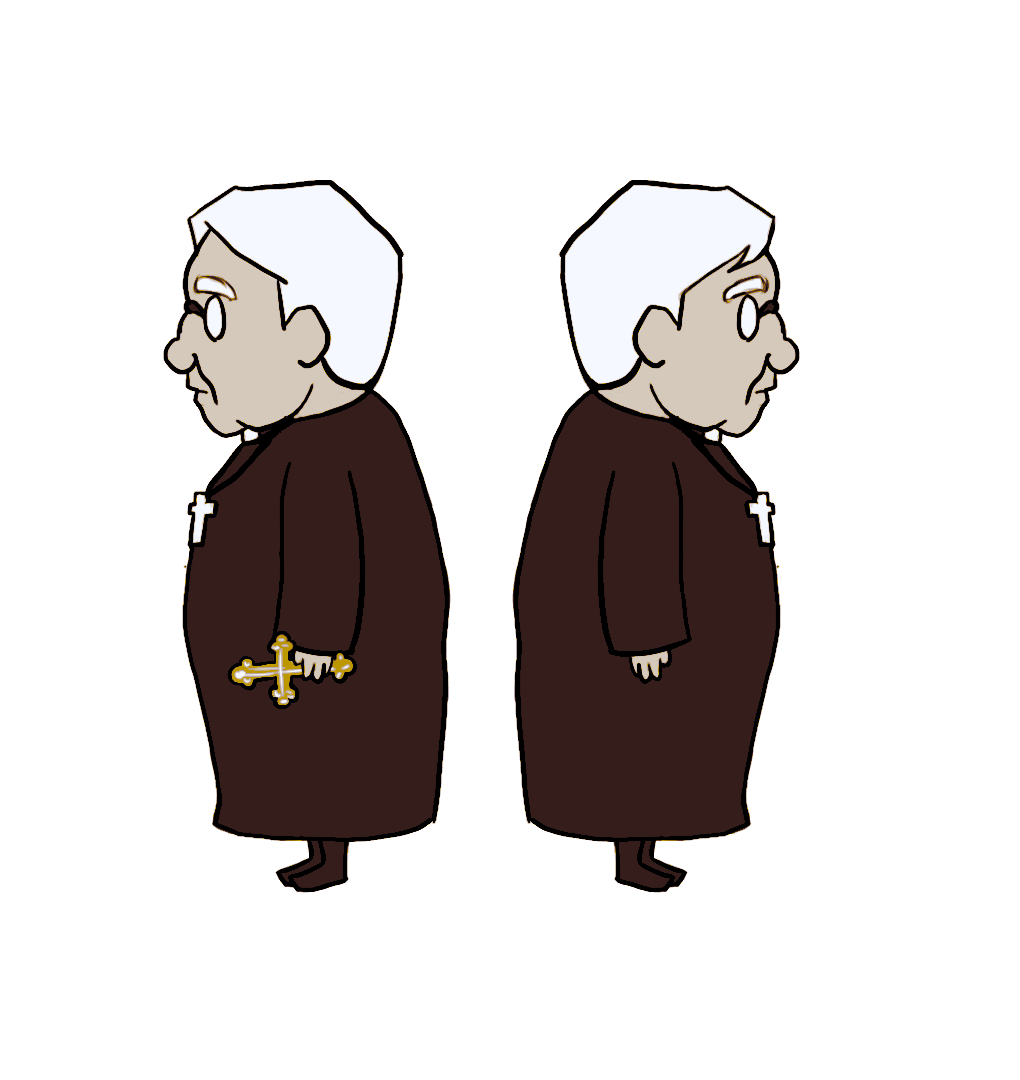
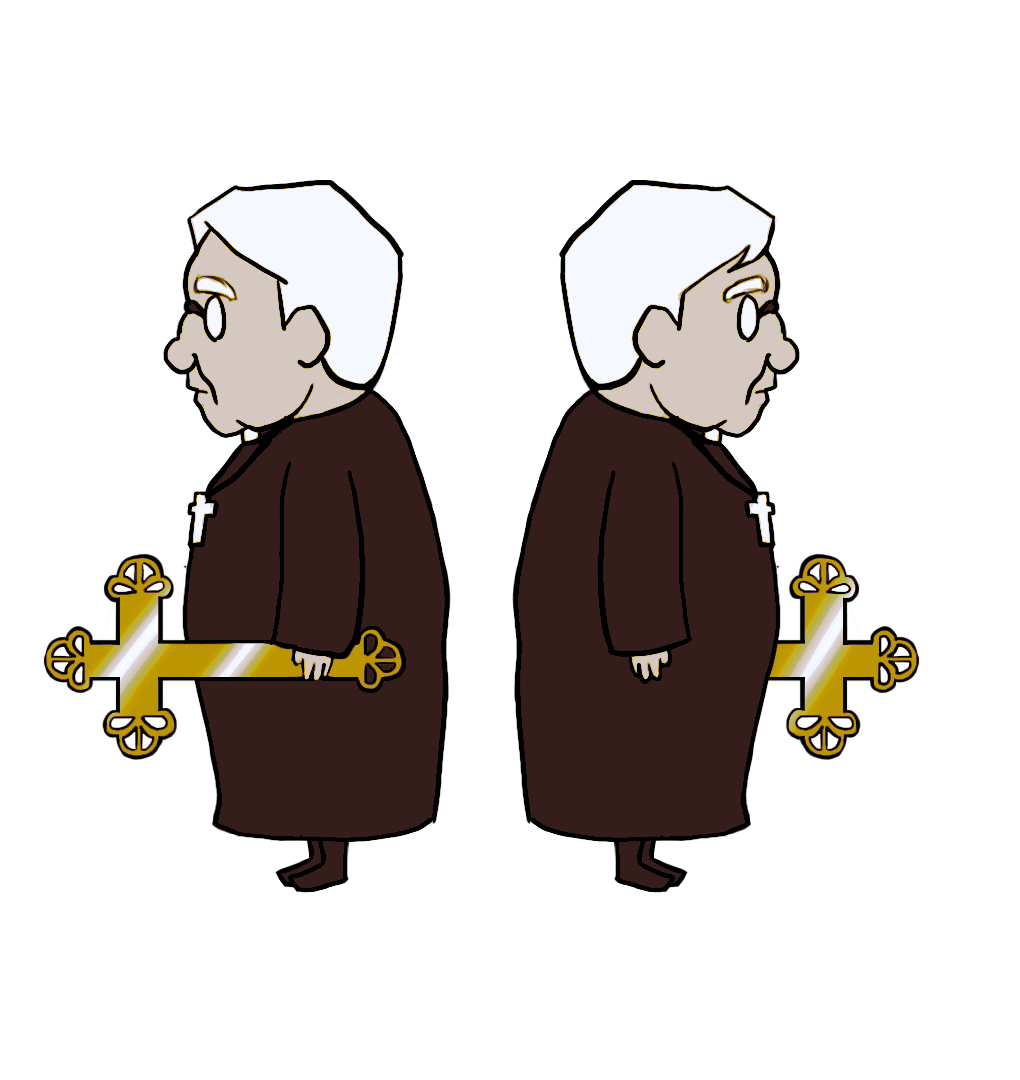
Before/after of a 1020 x 1080 layered artwork. What changed in the layer stack:
painted on "farhand" (2nd of 3, in "right") over 632, 441, 920, 761
painted on "closehand" (2nd of 2, in "left") over 43, 553, 406, 761
hid "Layer 1" over 43, 180, 920, 893
